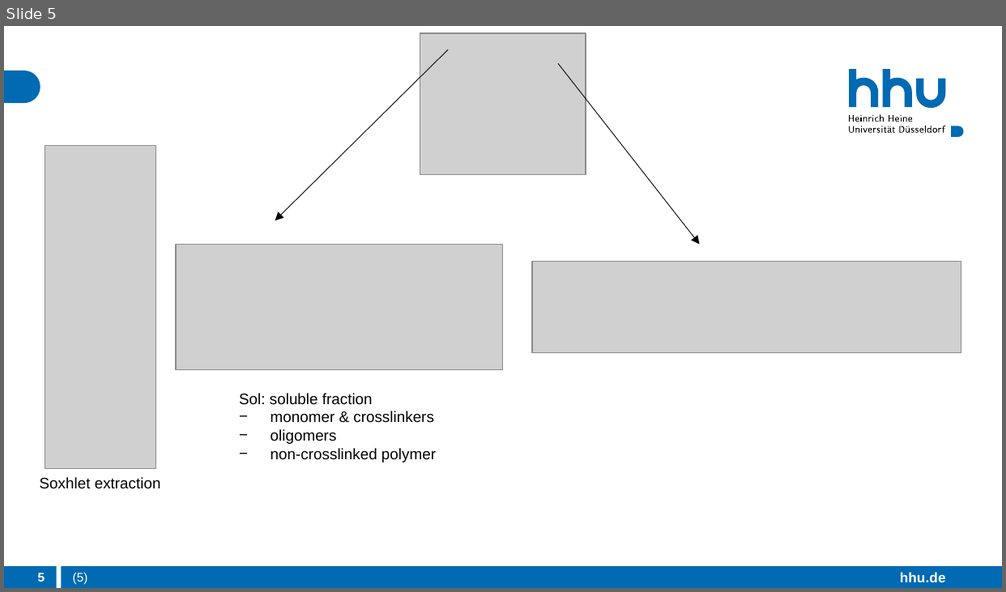
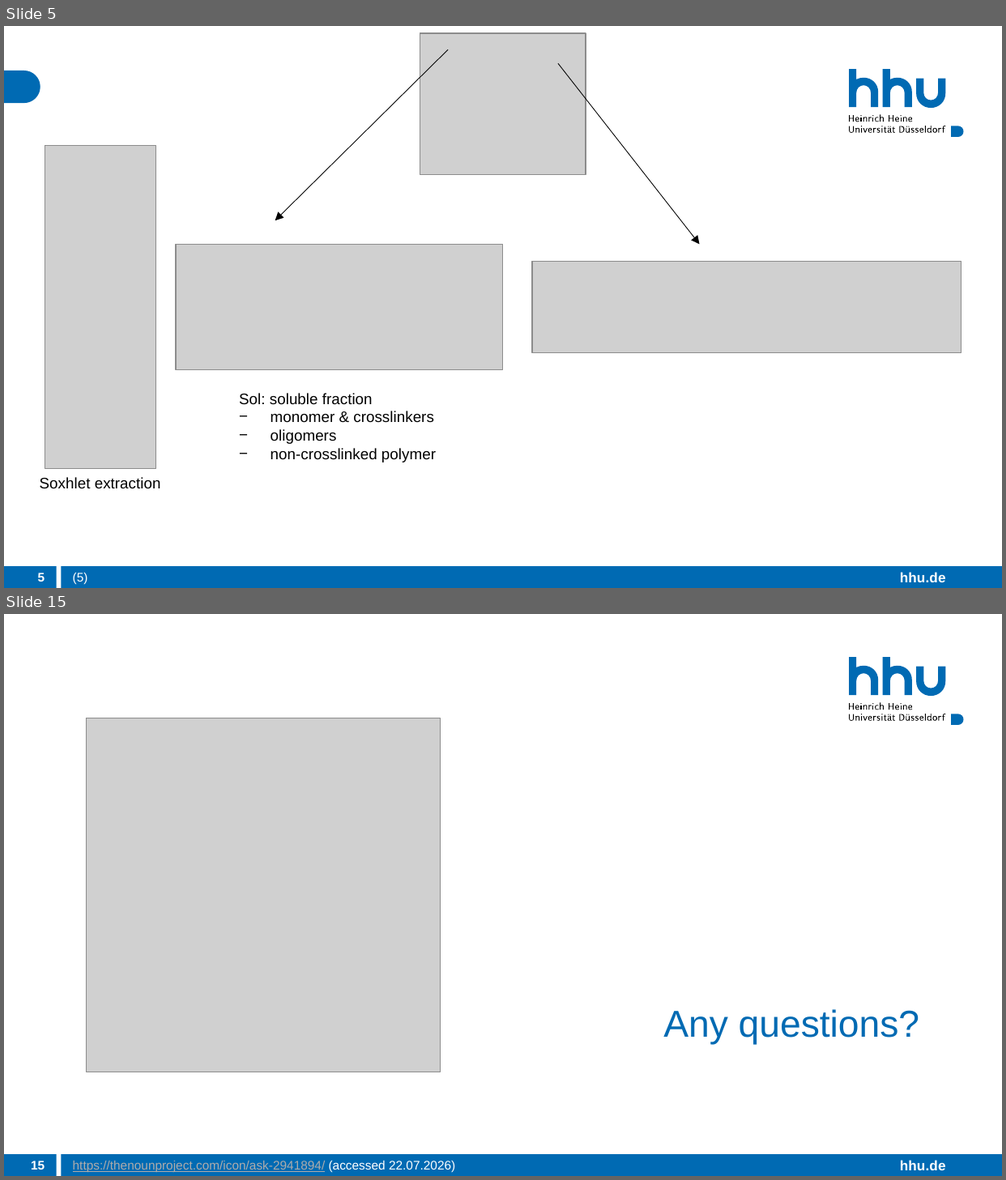
Before and after one commit to 09lena01/M.Sc., a slide deck: 2. Semester/AdMat/Soft Matter (Delaittre)/Characterizing_crosslinked_polymer_networks.pptx. Shown one above the other, each under a label of ours: slide 5 before the commit, slides 5 and 15 after it; the slides between them are not shown. The pictures are 1006x592 and 1006x1180 pixels, drawn with LibreOffice and Linux fonts; fonts in the diff are those of the drawing; grey boxes stand for pictures. Boxes give left, top, right and bottom in pixels: in the first picture for what was removed or moved away, otherwise in the second. Text is boxed around its words. In the diff, an @@ line names an element or a change of style, - is before the commit and + after.

```diff
--- a/2. Semester/AdMat/Soft Matter (Delaittre)/Characterizing_crosslinked_polymer_networks.pptx
+++ b/2. Semester/AdMat/Soft Matter (Delaittre)/Characterizing_crosslinked_polymer_networks.pptx
@@ slide 15 added at (4, 614, 1002, 1176), background #FFFFFF; not listed: 23 template elements that a slide beside it also shows @@
@@ picture added at (87, 718, 440, 1071) @@
@@ title added at (663, 1009, 919, 1045), 27 pt, text #006AB3 @@
+Any questions?
@@ page number added at (31, 1161, 44, 1170), 9 pt, text #FFFFFF, bold @@
+15
@@ text added at (73, 1161, 455, 1173), 9 pt, text #AEABAB, underline @@
+https://thenounproject.com/icon/ask-2941894/ (accessed 22.07.2026)
@@ rectangle added at (898, 1156, 947, 1174), fill #006AB3, 10 pt, text #FFFFFF, bold @@
+hhu.de
```
Also in this commit, not shown: 3 slides changed, 7 other slides added, 3 slides removed, 1 other file.
